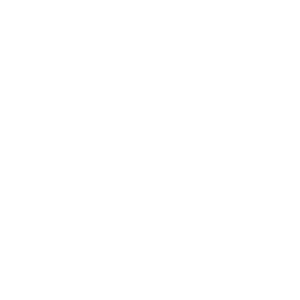
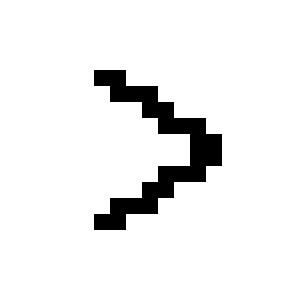
Layers edited between the first and the second 300 × 300 image:
painted on "Layer 0" over (x1=94, y1=70, x2=222, y2=230)
